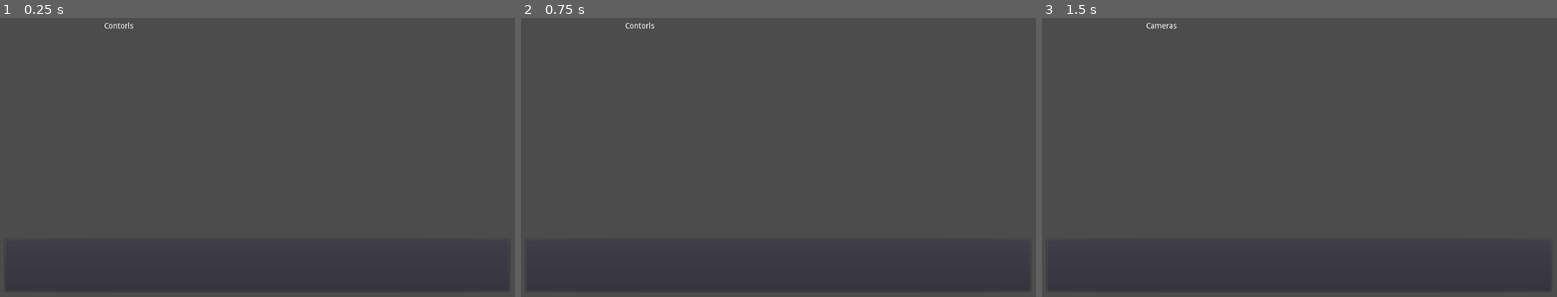
Above: before the commit, frames 1-3 (left to right).
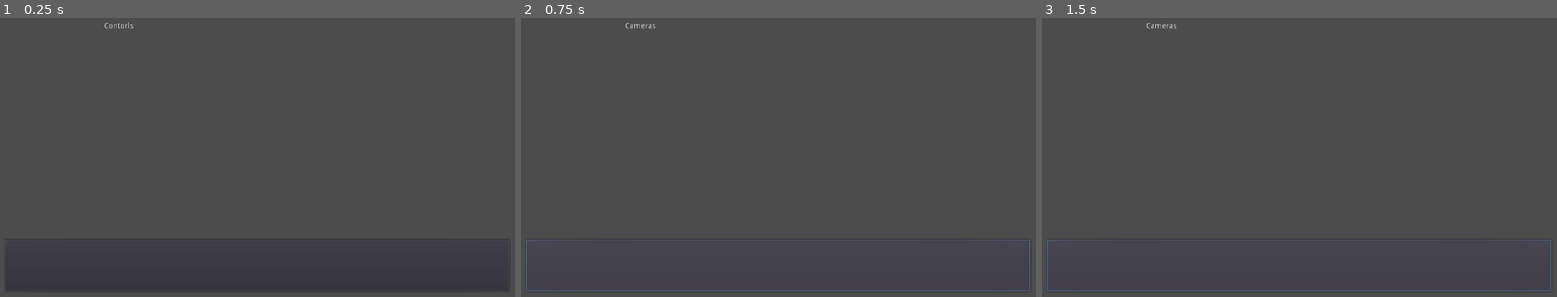
Above: after the commit, the same moments.

Repository: NSCarter/Five-Nights-At-The-Foundation
Game: Godot game, scene res://Scenes/Controls.tscn
The game is run twice, just before and just after one commit, with the same random seed, the same clock (stepped at 60 frames per second) and the same inputs.
Inputs (mouse positions are in pixels of both pictures, inside the frame that each line leads up to):
- Up to frame 1 (0.25 s): no input
- Up to frame 2 (0.75 s): click (778, 266) at 0.5 s
- Up to frame 3 (1.5 s): click (1299, 266) at 1.27 s

The runs differ from the first frame. In frame 1, less than 0.1% of the frame differs, in the area x 20-26%, y 1-4%; in frame 2, 0.4%, in the area x 0-99%, y 1-98%; in frame 3, 0.4%.

Commit message:
Added button to open/close cameras

Diff:
--- a/Scenes/Cameras.tscn
+++ b/Scenes/Cameras.tscn
@@ -10,9 +10,6 @@
 margin_right = 960.0
 margin_bottom = 577.0
 script = ExtResource( 1 )
-__meta__ = {
-"_edit_use_anchors_": false
-}
 
 [node name="RichTextLabel" type="RichTextLabel" parent="."]
 margin_left = 236.0
@@ -24,5 +21,5 @@
 "_edit_use_anchors_": false
 }
 
-[connection signal="button_down" from="ControlsButton" to="ControlsButton" method="_on_ControlsButton_button_down"]
 [connection signal="mouse_entered" from="ControlsButton" to="ControlsButton" method="_on_ControlsButton_mouse_entered"]
+[connection signal="mouse_exited" from="ControlsButton" to="ControlsButton" method="_on_ControlsButton_mouse_exited"]
--- a/Scenes/Controls.tscn
+++ b/Scenes/Controls.tscn
@@ -10,9 +10,6 @@
 margin_right = 960.0
 margin_bottom = 577.0
 script = ExtResource( 1 )
-__meta__ = {
-"_edit_use_anchors_": false
-}
 
 [node name="RichTextLabel" type="RichTextLabel" parent="."]
 margin_left = 236.0
@@ -24,5 +21,5 @@
 "_edit_use_anchors_": false
 }
 
-[connection signal="button_down" from="CamerasButton" to="CamerasButton" method="_on_CamerasButton_button_down"]
 [connection signal="mouse_entered" from="CamerasButton" to="CamerasButton" method="_on_CamerasButton_mouse_entered"]
+[connection signal="mouse_exited" from="CamerasButton" to="CamerasButton" method="_on_CamerasButton_mouse_exited"]
--- a/Scripts/CamerasButton.gd
+++ b/Scripts/CamerasButton.gd
@@ -1,19 +1,15 @@
 extends Button
 
+var left = false
 
-# Declare member variables here. Examples:
-# var a = 2
-# var b = "text"
-
-
-# Called when the node enters the scene tree for the first time.
 func _ready():
-	print('here')
-
-
-# Called every frame. 'delta' is the elapsed time since the previous frame.
-#func _process(delta):
-#	pass
+	if (!Stats.night_started):
+		left = true
+		Stats.night_started = true
 
 func _on_CamerasButton_mouse_entered():
-	get_tree().change_scene("res://Scenes/Cameras.tscn")
+	if (left):
+		get_tree().change_scene("res://Scenes/Cameras.tscn")
+
+func _on_CamerasButton_mouse_exited():
+	left = true
--- a/Scripts/ControlsButton.gd
+++ b/Scripts/ControlsButton.gd
@@ -1,23 +1,13 @@
 extends Button
 
+var left = false
 
-# Declare member variables here. Examples:
-# var a = 2
-# var b = "text"
-
-
-# Called when the node enters the scene tree for the first time.
 func _ready():
 	pass
 
+func _on_ControlsButton_mouse_entered():
+	if (left):
+		get_tree().change_scene("res://Scenes/Controls.tscn")
 
-# Called every frame. 'delta' is the elapsed time since the previous frame.
-#func _process(delta):
-#	pass
-
-func _on_ControlsButton_button_down():
-	get_tree().change_scene("res://Scenes/Controls.tscn")
-
-
-func _on_ControlsButton_mouse_entered():
-	get_tree().change_scene("res://Scenes/Controls.tscn")
+func _on_ControlsButton_mouse_exited():
+	left = true
--- /dev/null
+++ b/Scripts/Stats.gd
@@ -0,0 +1,3 @@
+extends Node
+
+var night_started = false
--- a/project.godot
+++ b/project.godot
@@ -14,6 +14,15 @@
 run/main_scene="res://Scenes/Controls.tscn"
 config/icon="res://icon.png"
 
+[autoload]
+
+Stats="*res://Scripts/Stats.gd"
+
+[display]
+
+window/stretch/mode="2d"
+window/stretch/aspect="keep"
+
 [physics]
 
 common/enable_pause_aware_picking=true
